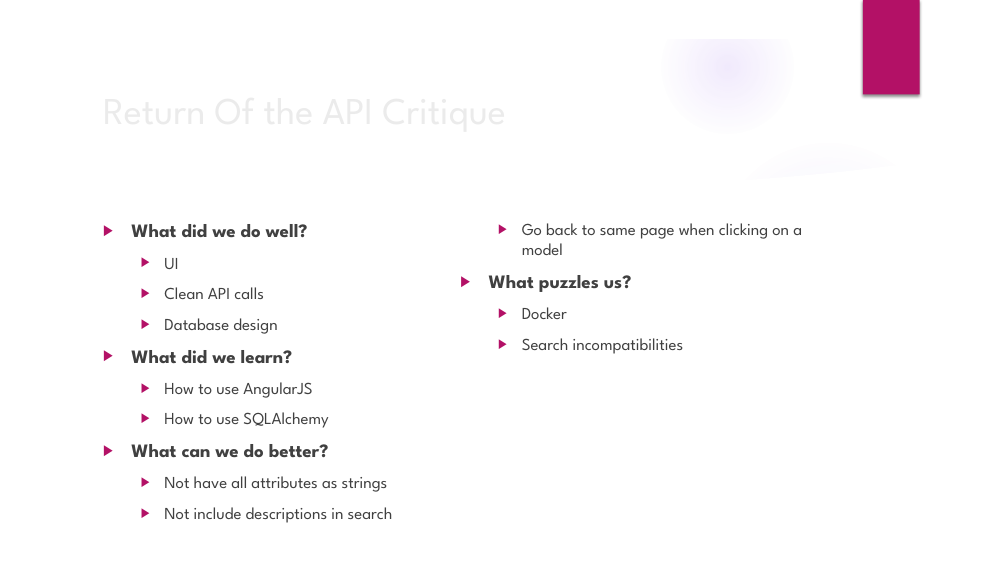
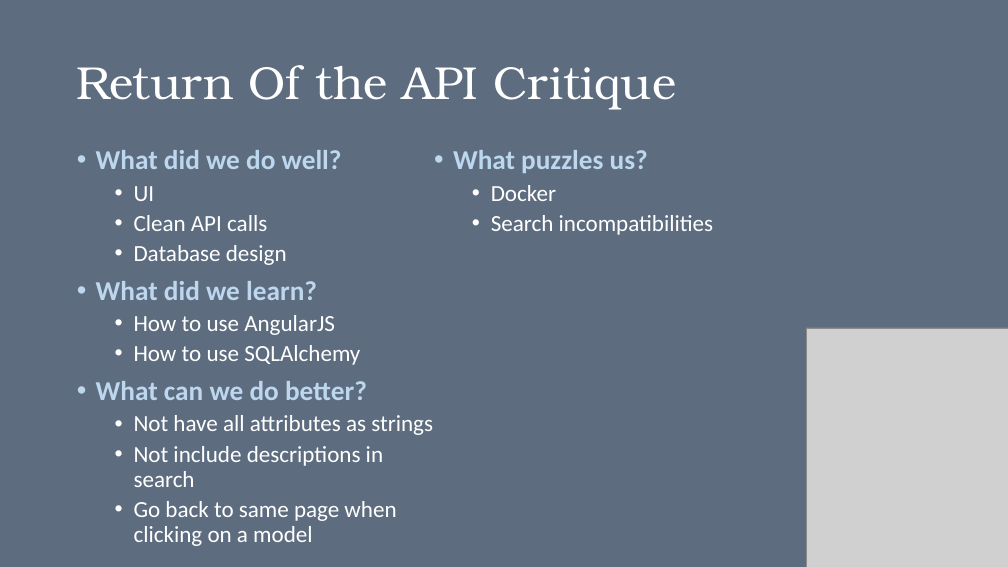
Before and after one commit to dianaruth/cs373-idb, a slide deck: slide 11 of swewars.pptx. Drawn at 1008x567 pixels with LibreOffice and Linux fonts; fonts in the diff are those of the drawing; grey boxes stand for pictures; background and template pictures are left out. Boxes give left, top, right and bottom in pixels: in the first picture for what was removed or moved away, otherwise in the second. Text is boxed around its words. In the diff, an @@ line names an element or a change of style, - is before the commit and + after.

```diff
--- a/swewars.pptx
+++ b/swewars.pptx
@@ background picture (left out) to #5D6C7F @@
@@ group removed at (x1=0, y1=0, x2=1008, y2=567): 5 ellipses, 3 freeform shapes @@
@@ rectangle removed at (x1=863, y1=0, x2=920, y2=95) @@
@@ title "Return Of the API Critique" moved from (x1=208, y1=288, x2=230, y2=299) to (x1=77, y1=65, x2=676, y2=110) @@
@@ title "Return Of the API Critique" at (x1=77, y1=65, x2=676, y2=110): size 36 to 44 pt, font League Spartan to TeX Gyre Bonum, text colour #EBEBEB to #FFFFFF; line spacing 1 to 0.9 @@
@@ text "What did we do well?" moved from (x1=131, y1=223, x2=802, y2=523) to (x1=96, y1=150, x2=714, y2=546) @@
@@ text "What did we do well?" at (x1=96, y1=150, x2=714, y2=546): size 18 to 26 pt, text colour #404040 to #BDD7EE in "What did we do well?", "What did we learn?", "What can we do better?", "What puzzles us?"; font League Spartan to Calibri; size 16 to 22 pt, text colour #404040 to #FFFFFF in "UI", "Clean API calls", "Database design", "How to use AngularJS" and 6 more places; bullet ▶ to •; line spacing 1 to 0.9; less space between paragraphs @@
@@ picture added at (x1=806, y1=328, x2=1008, y2=567) @@
```
Also in this commit, not shown: 11 other slides changed, 1 slide added, 1 slide removed.
